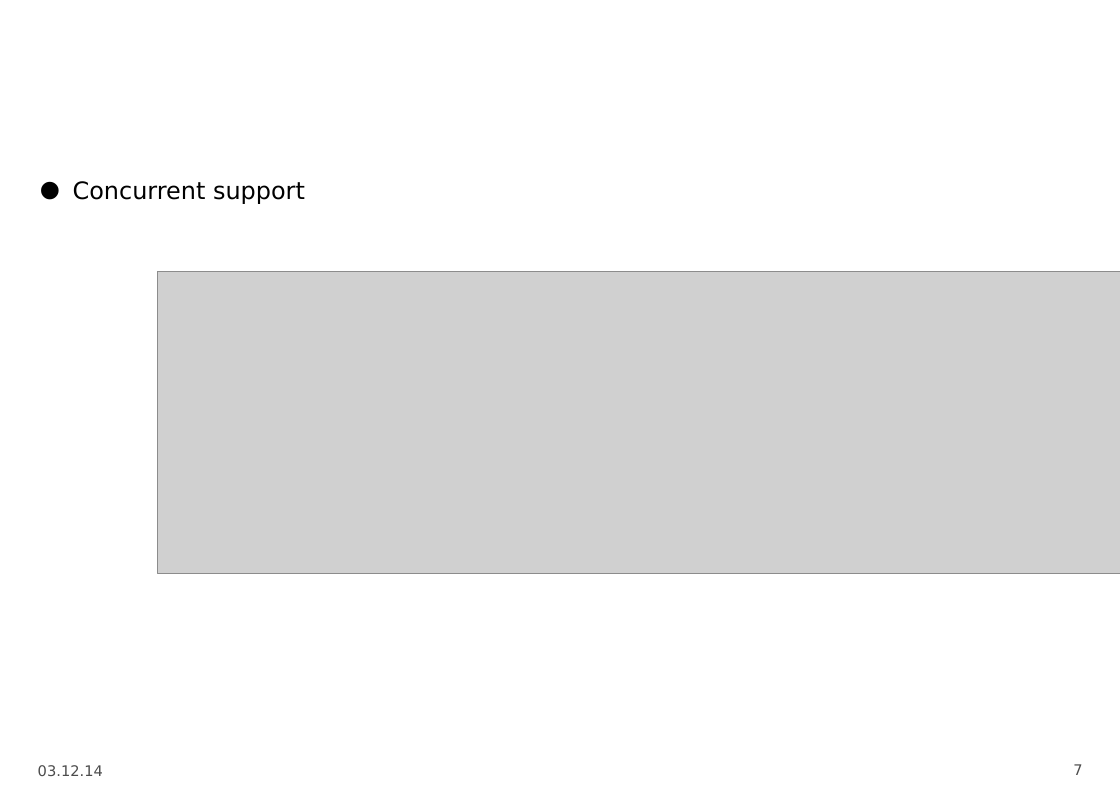
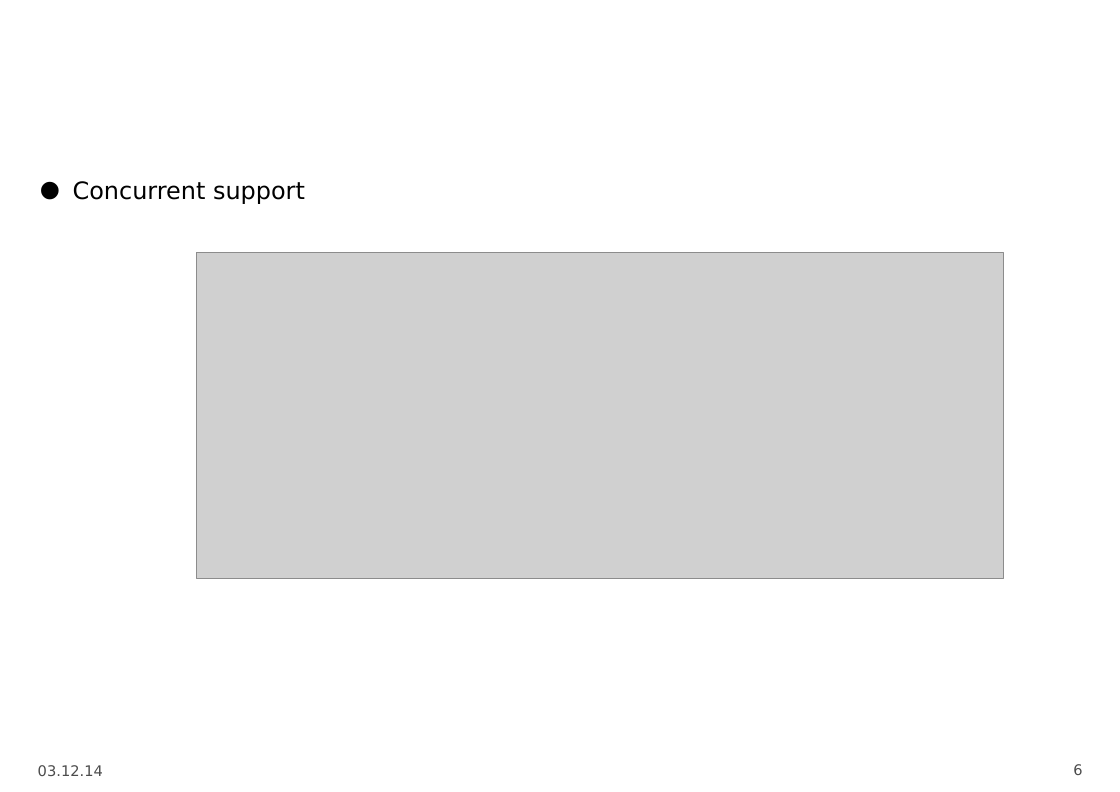
Before and after one commit to DarkToast/scala-techtalk, a slide deck: slide 6 of Scala.odp (slide 7 before the commit). Drawn at 1120x792 pixels with LibreOffice and Linux fonts; fonts in the diff are those of the drawing; grey boxes stand for pictures; background and template pictures are left out. Boxes give left, top, right and bottom in pixels: in the first picture for what was removed or moved away, otherwise in the second. Text is boxed around its words. In the diff, an @@ line names an element or a change of style, - is before the commit and + after.

Commit message:
Cocurrent pitfall

```diff
--- a/Scala.odp
+++ b/Scala.odp
@@ picture resized from (x1=157, y1=272, x2=1120, y2=574) to (x1=197, y1=253, x2=1004, y2=580) @@
@@ page number at (x1=1073, y1=764, x2=1082, y2=775): text changed @@
-7
+6
```
